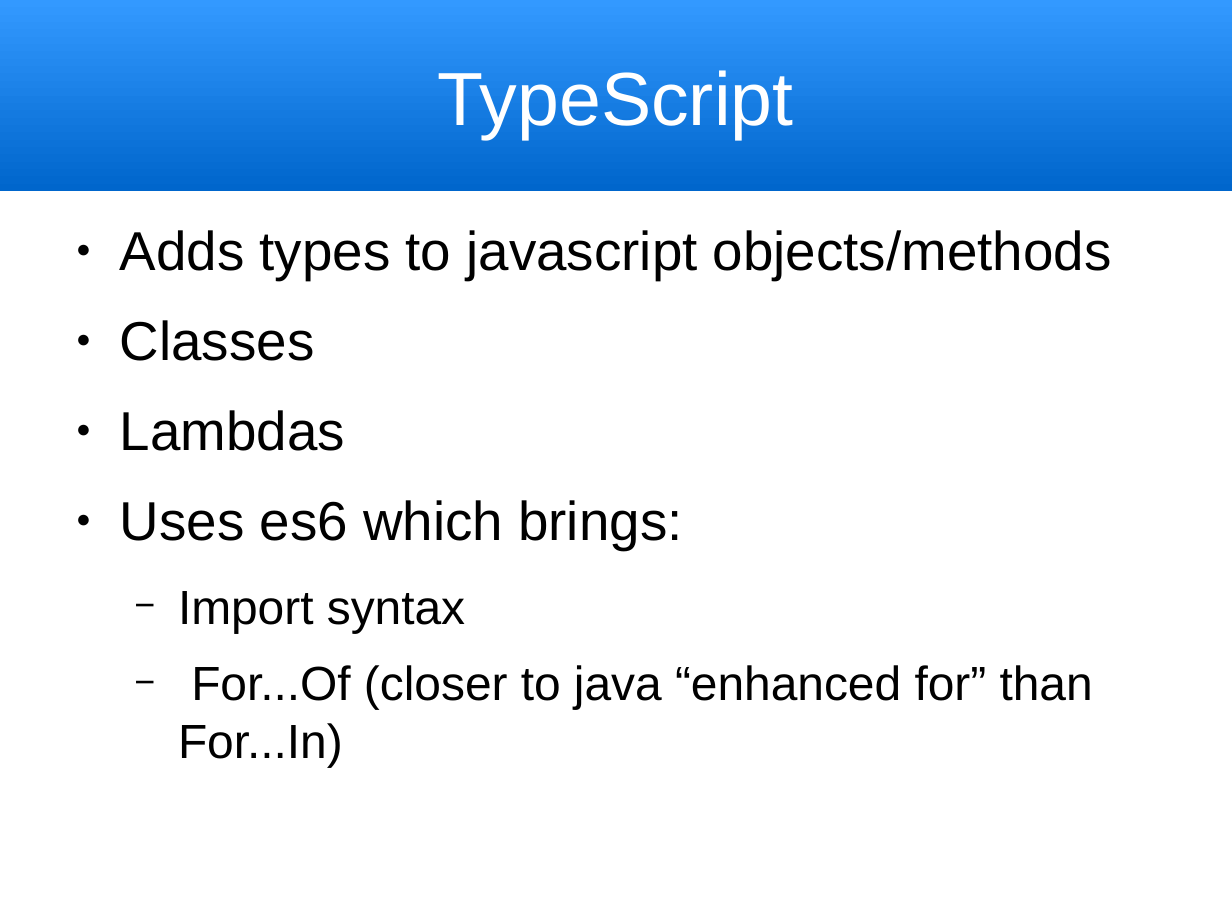
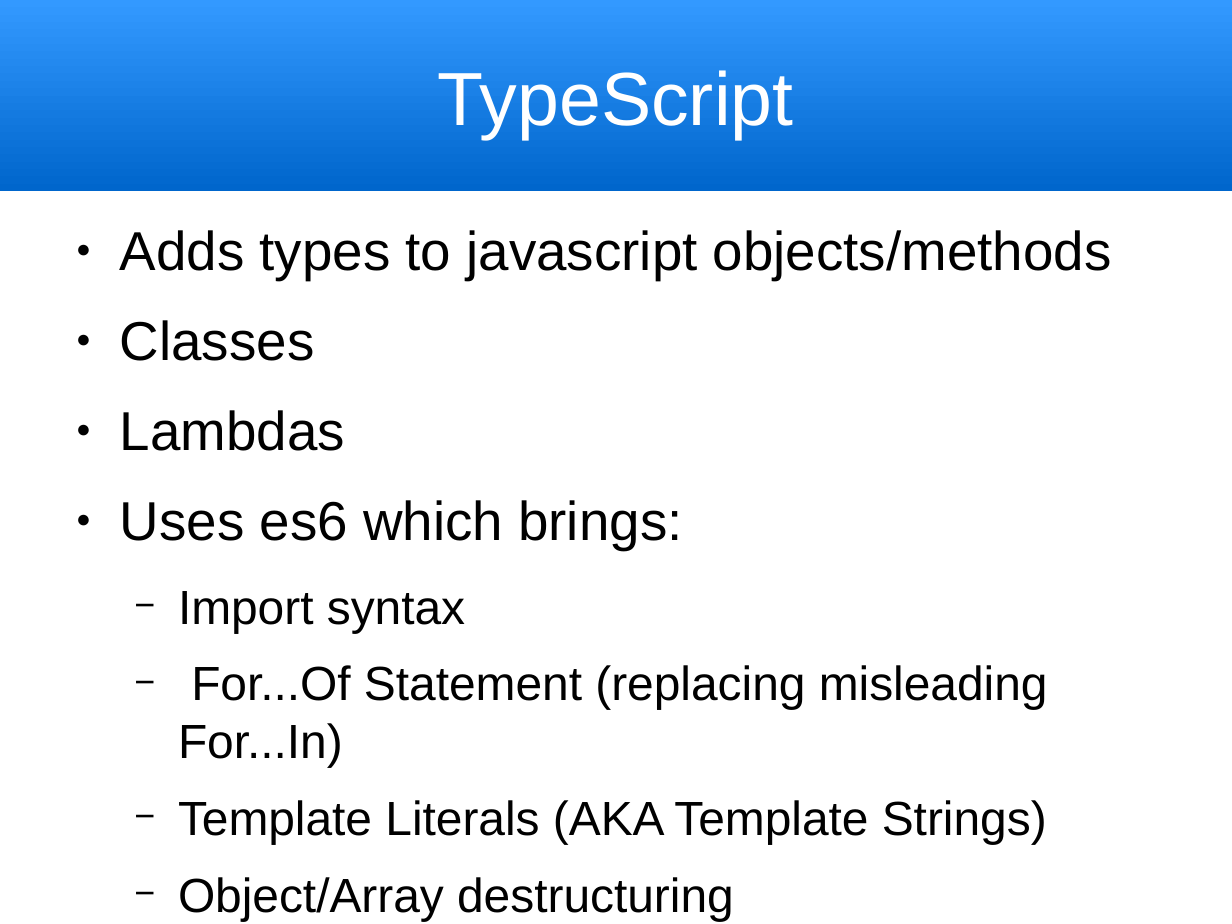
Before and after one commit to trognus/devcon2016, a slide deck: slide 9 of devconNg2.odp (slide 8 before the commit). Drawn at 1232x924 pixels with LibreOffice and Linux fonts; fonts in the diff are those of the drawing. Boxes give left, top, right and bottom in pixels: in the first picture for what was removed or moved away, otherwise in the second. Text is boxed around its words. In the diff, an @@ line names an element or a change of style, - is before the commit and + after.

Commit message:
bla bla

```diff
--- a/devconNg2.odp
+++ b/devconNg2.odp
@@ text at (178,665,1048,921): text changed @@
-  − For...Of (closer to java “enhanced for” than For...In)
+  − For...Of Statement (replacing misleading For...In)
+  − Template Literals (AKA Template Strings)
+  − Object/Array destructuring
```
Also in this commit, not shown: 1 other slide changed, 2 slides added.
